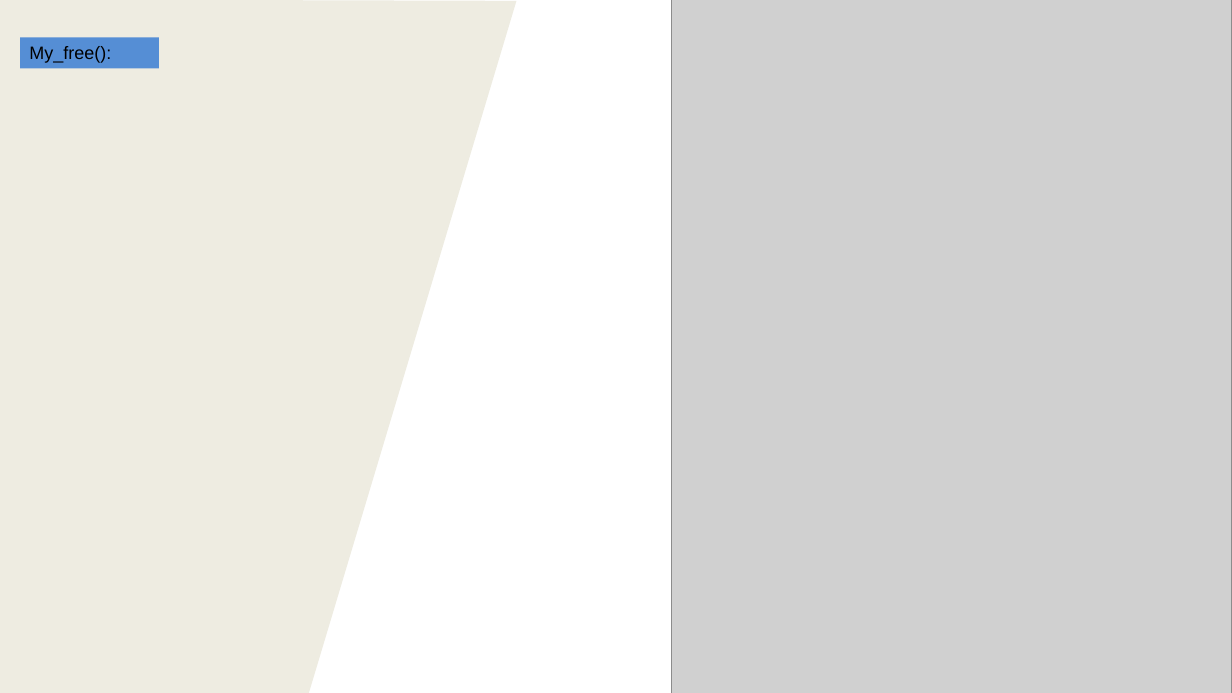
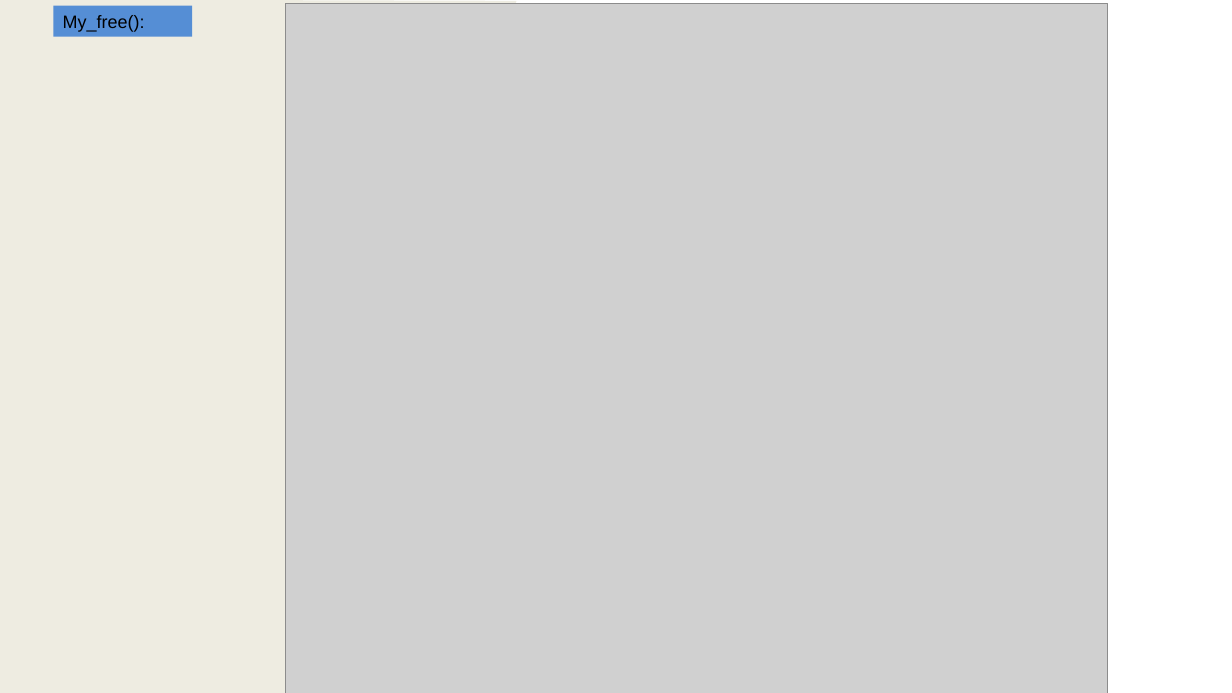
Before and after one commit to OmarMohammedyossef/Heap-Memory-Manger-Project, a slide deck: slide 2 of 4_flowchart/flowchart.pptx. Drawn at 1232x693 pixels with LibreOffice and Linux fonts; fonts in the diff are those of the drawing; grey boxes stand for pictures. Boxes give left, top, right and bottom in pixels: in the first picture for what was removed or moved away, otherwise in the second. Text is boxed around its words. In the diff, an @@ line names an element or a change of style, - is before the commit and + after.

```diff
--- a/4_flowchart/flowchart.pptx
+++ b/4_flowchart/flowchart.pptx
@@ rectangle "My_free():": place and size @@
-rectangle "My_free():" at box(20, 37, 159, 68)
+rectangle "My_free():" at box(54, 6, 192, 37)
@@ picture added at box(286, 3, 1108, 693) @@
@@ picture removed at box(672, 0, 1232, 693) @@
```
Also in this commit, not shown: 4 other slides changed, 2 slides added, 1 slide removed, 7 other files.
